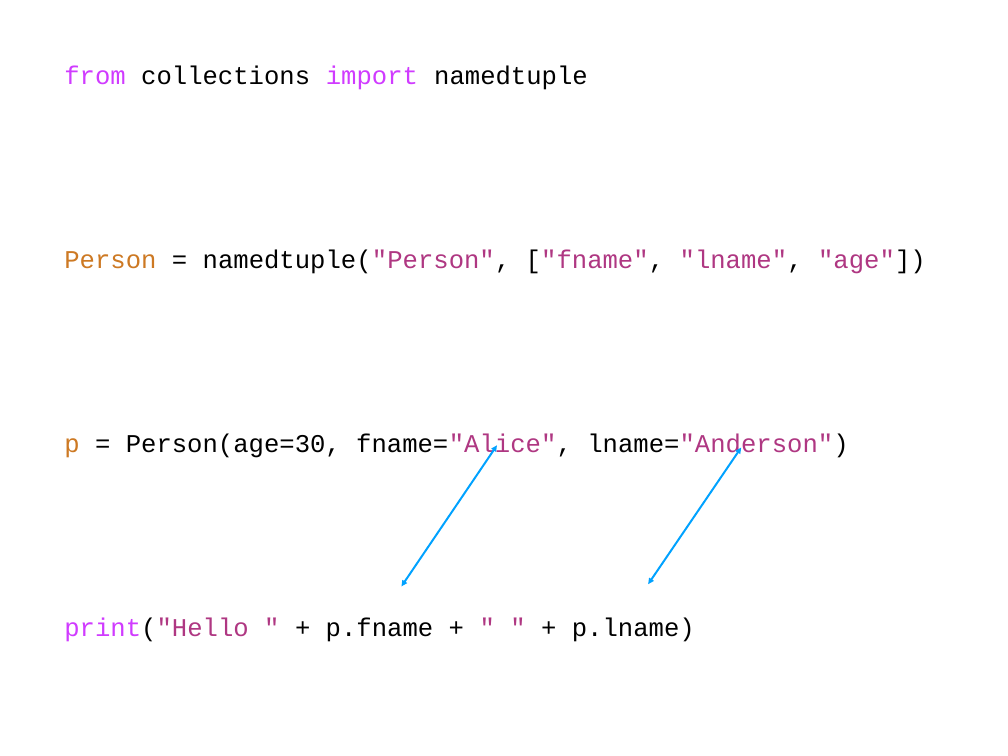
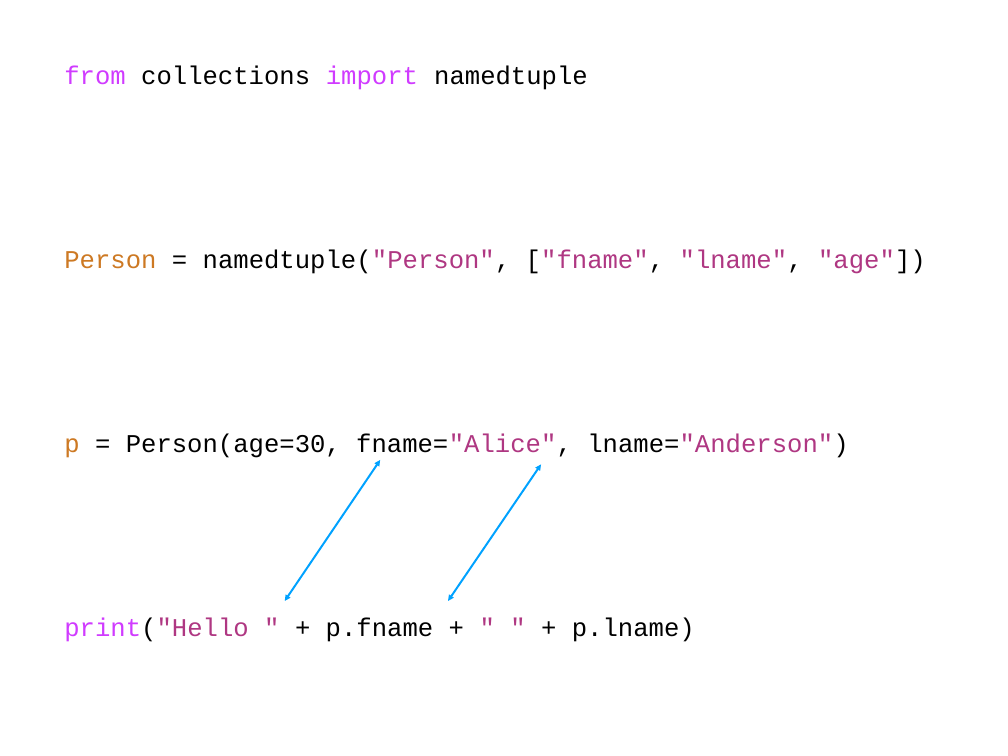
Before and after one commit to rogersjeffreyl/caraza-harter-com, a slide deck: slide 27 of tyler/meena/cs220/s20/materials/lec_21_S20.pptx. Drawn at 1008x756 pixels with LibreOffice and Linux fonts; fonts in the diff are those of the drawing. Boxes give left, top, right and bottom in pixels: in the first picture for what was removed or moved away, otherwise in the second. Text is boxed around its words. In the diff, an @@ line names an element or a change of style, - is before the commit and + after.

```diff
--- a/tyler/meena/cs220/s20/materials/lec_21_S20.pptx
+++ b/tyler/meena/cs220/s20/materials/lec_21_S20.pptx
@@ double arrow moved from (401, 586) - (497, 445) to (285, 601) - (380, 460) @@
@@ double arrow moved from (649, 584) - (741, 448) to (448, 601) - (541, 464) @@
```
Also in this commit, not shown: 4 other slides changed, 1 slide added, 1 other file.
